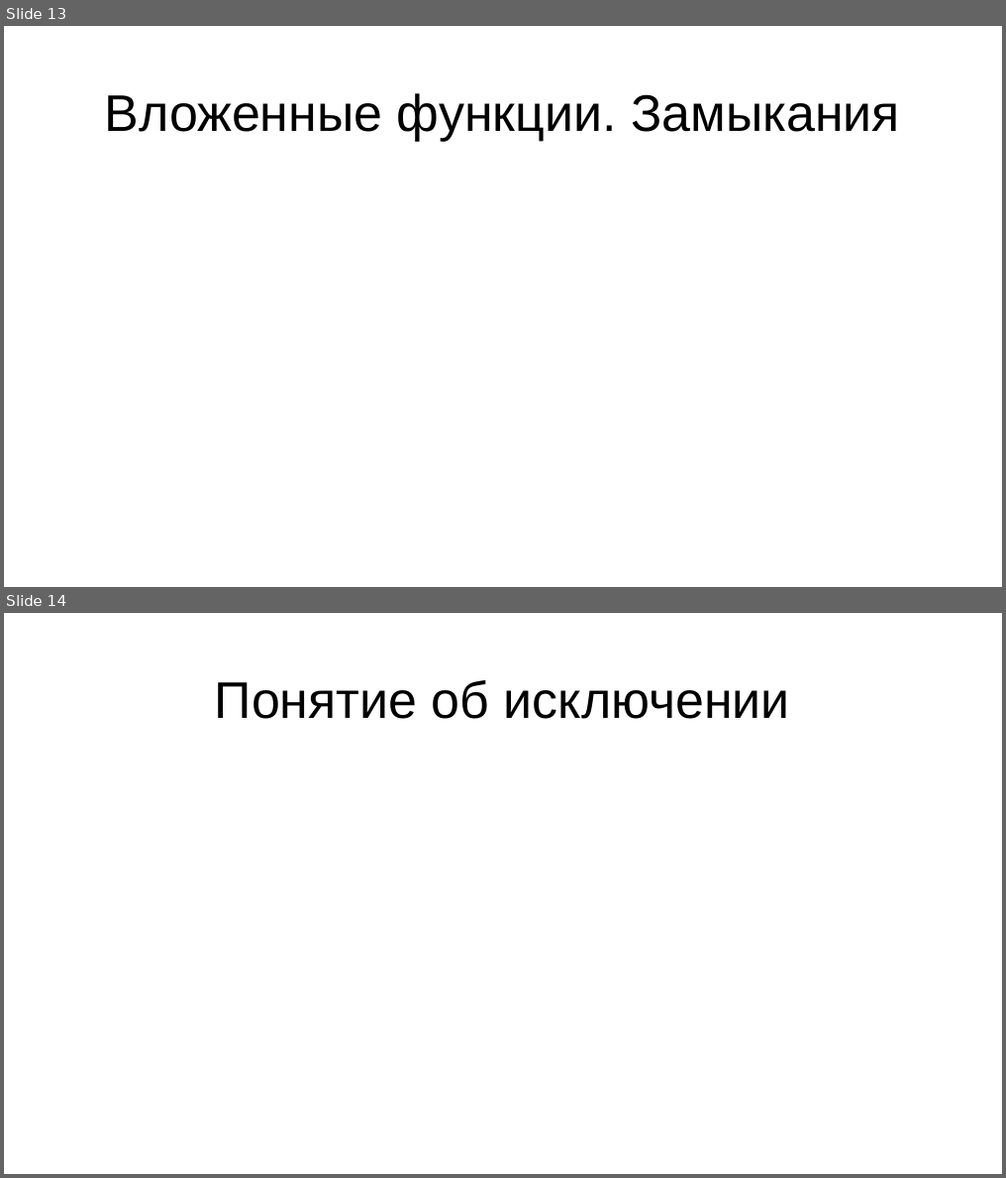
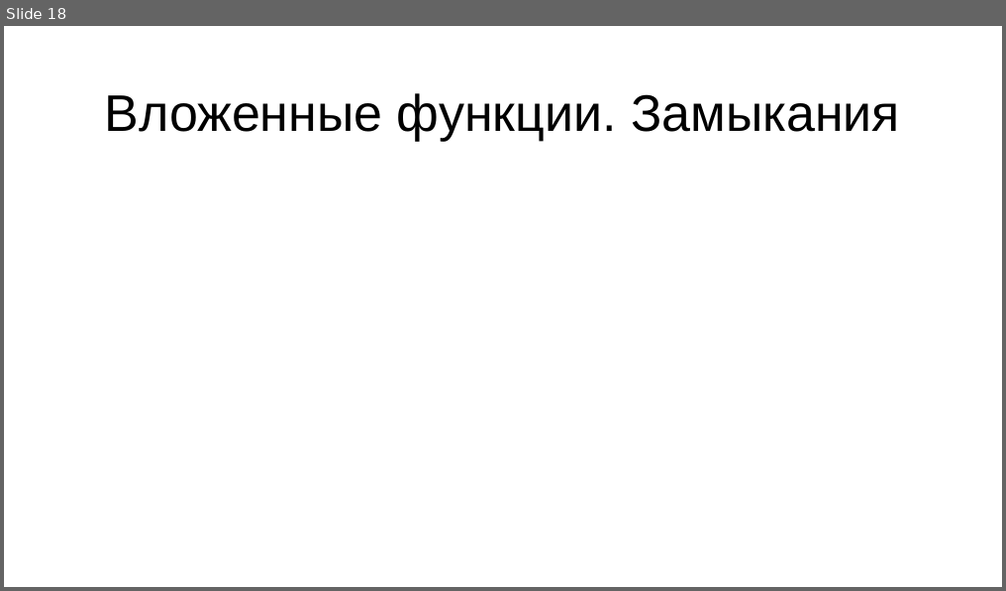
Before and after one commit to maxchv/LearnPython, a slide deck: week04/07.Functions2.pptx. Shown one above the other, each under a label of ours: slides 13 and 14 before the commit, slide 18 after it. The pictures are 1006x1178 and 1006x591 pixels, drawn with LibreOffice and Linux fonts; fonts in the diff are those of the drawing. Boxes give left, top, right and bottom in pixels: in the first picture for what was removed or moved away, otherwise in the second. Text is boxed around its words. In the diff, an @@ line names an element or a change of style, - is before the commit and + after.

```diff
--- a/week04/07.Functions2.pptx
+++ b/week04/07.Functions2.pptx
@@ slide 14 removed at (4, 613, 1002, 1174), background #FFFFFF @@
@@ title removed at (215, 680, 790, 719) @@
-Понятие об исключении
@@ what was slide 13 is now slide 18 @@
```
Also in this commit, not shown: 5 slides changed, 6 slides added, 4 other slides removed, 1 other file.
